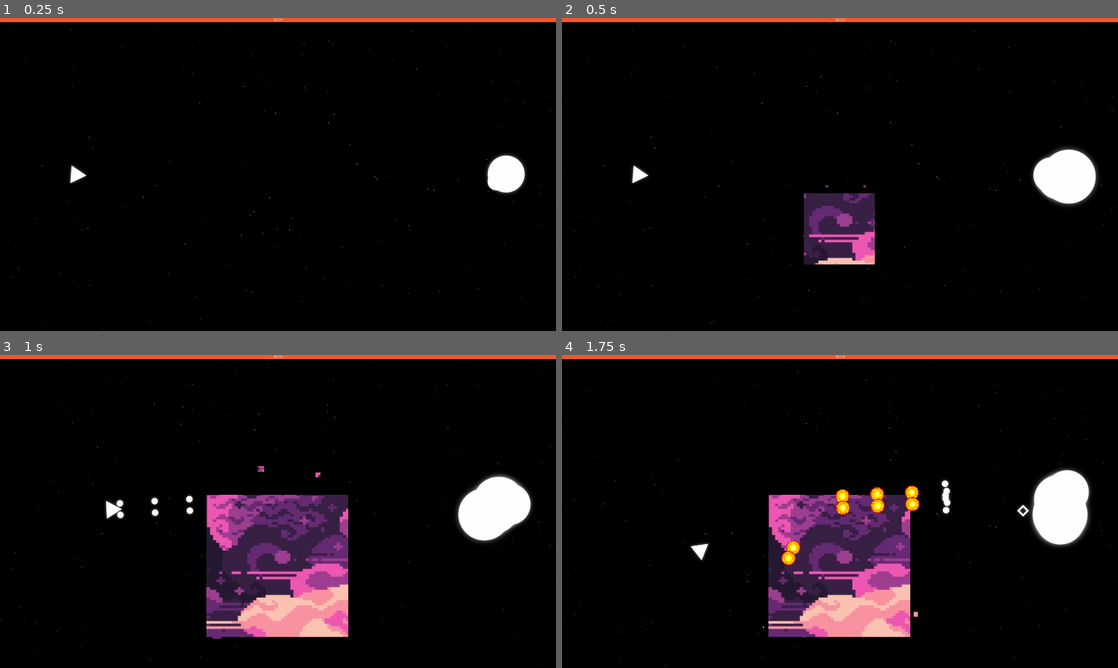
Above: before the commit, frames 1-4 (two rows, left to right).
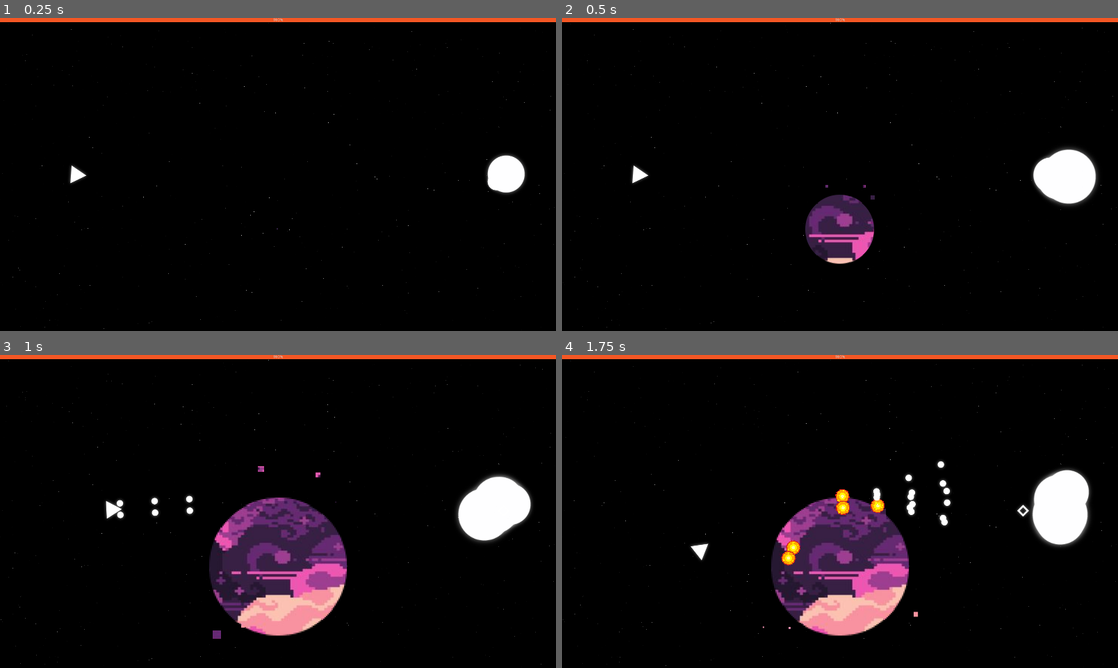
Above: after the commit, the same moments.

Repository: SAM2WOW/ProjectDanmaku
Game: Godot game, scene res://scenes/Main.tscn
Same seed, same stepped clock (60 frames per second), same inputs: the game is played once before the commit and once after it. The engine's default icon, where the game draws it, is replaced by a stand-in: a white triangle on a blue panel in a dark square.
Inputs (mouse positions are in pixels of both pictures, inside the frame that each line leads up to):
- Up to frame 1 (0.25 s): no input
- Up to frame 2 (0.5 s): no input
- Up to frame 3 (1 s): tap Enter at 0.5 s; move the mouse to (400, 495) at 0.52 s; press the mouse at (400, 495) at 0.53 s; hold D (move_right) from 0.53 s (still down)
- Up to frame 4 (1.75 s): move the mouse to (728, 527) at 1.27 s; release D (move_right) at 1.28 s; release the mouse at (728, 527) at 1.28 s; hold S (move_down) from 1.28 s (still down); click (728, 527) at 1.35 s

Frame 1 is identical in both runs. In frame 2, 0.8% of the frame differs, in the area x 43-57%, y 56-79%; in frame 3, 3.1%; in frame 4, 3.5%, in the area x 37-70%, y 33-91%.

Commit message:
style shader update & portal tweak

Diff:
--- a/arts/shaders/Style0.tres
+++ b/arts/shaders/Style0.tres
@@ -4,26 +4,38 @@
 code = "shader_type canvas_item;
 
 uniform vec4 bg_color: hint_color;
+uniform float circle_size = 1.0;
 
 float rand(vec2 st) {
     return fract(sin(dot(st.xy, vec2(12.9898,78.233))) * 43758.5453123);
 }
 
 void fragment() {
-	float size = 1.0;
-	float prob = 0.89;
-	vec2 pos = floor(1.0 / size * FRAGCOORD.xy);
-	float color = 0.0;
-	float starValue = rand(pos);
+	vec2 uv = UV - 0.5;
+	uv.x *= 1.0;
+	float d = length(uv);
+	float rad = circle_size;
+	float c = 0.0;
+	if (d<rad){
+		float size = 1.0;
+		float prob = 0.89;
+		vec2 pos = floor(1.0 / size * FRAGCOORD.xy);
+		float color = 0.0;
+		float starValue = rand(pos);
 
-	if ((rand(SCREEN_UV.xy / 20.0) > 0.996) && (starValue > prob))
-	{
-		float r = rand(SCREEN_UV.xy);
-		color = r * (0.85 * sin(TIME * (r * 5.0) + 720.0 * r) + 0.95);
+		if ((rand(SCREEN_UV.xy / 20.0) > 0.996) && (starValue > prob))
+		{
+			float r = rand(SCREEN_UV.xy);
+			color = r * (0.85 * sin(TIME * (r * 5.0) + 720.0 * r) + 0.95);
+		}
+		COLOR = vec4(vec3(color),1.0) + bg_color;
 	}
-	COLOR = vec4(vec3(color),1.0) + bg_color;
+	else{
+		COLOR = vec4(vec3(c),0);
+	}
 }"
 
 [resource]
 shader = SubResource( 3 )
 shader_param/bg_color = Color( 0, 0, 0, 1 )
+shader_param/circle_size = 1.0
--- a/arts/shaders/Style1.tres
+++ b/arts/shaders/Style1.tres
@@ -11,9 +11,22 @@
 [sub_resource type="VisualShaderNodeVectorFunc" id=3]
 function = 34
 
+[sub_resource type="VisualShaderNodeVectorOp" id=6]
+default_input_values = [ 0, Vector3( 0, 0, 0 ), 1, Vector3( 0.5, 0.5, 0 ) ]
+operator = 1
+
+[sub_resource type="VisualShaderNodeVectorLen" id=7]
+
+[sub_resource type="VisualShaderNodeIf" id=8]
+default_input_values = [ 0, 0.0, 1, 0.5, 2, 1e-05, 3, Vector3( 0, 0, 0 ), 4, Vector3( 0, 0, 0 ), 5, Vector3( 1, 1, 1 ) ]
+
+[sub_resource type="VisualShaderNodeTextureUniform" id=13]
+uniform_name = "TextureUniform"
+
 [sub_resource type="VisualShader" id=4]
 code = "shader_type canvas_item;
 uniform sampler2D tex_frg_2;
+uniform sampler2D TextureUniform;
 
 
 
@@ -34,8 +47,18 @@
 	vec3 n_out2p0 = tex_frg_2_read.rgb;
 	float n_out2p1 = tex_frg_2_read.a;
 
+// TextureUniform:9
+	vec3 n_out9p0;
+	float n_out9p1;
+	{
+		vec4 n_tex_read = texture(TextureUniform, UV.xy);
+		n_out9p0 = n_tex_read.rgb;
+		n_out9p1 = n_tex_read.a;
+	}
+
 // Output:0
 	COLOR.rgb = n_out2p0;
+	COLOR.a = n_out9p1;
 
 }
 
@@ -44,16 +67,25 @@
 
 }
 "
-graph_offset = Vector2( -354.28, -10.2614 )
+graph_offset = Vector2( -707.881, 49.3224 )
 mode = 1
 flags/light_only = false
-nodes/fragment/2/node = SubResource( 1 )
+nodes/fragment/0/position = Vector2( 400, 160 )
+nodes/fragment/2/node = SubResource( 10 )
 nodes/fragment/2/position = Vector2( 80, 40 )
 nodes/fragment/3/node = SubResource( 2 )
 nodes/fragment/3/position = Vector2( -580, 160 )
 nodes/fragment/4/node = SubResource( 3 )
 nodes/fragment/4/position = Vector2( -280, 160 )
-nodes/fragment/connections = PoolIntArray( 3, 0, 4, 0, 4, 0, 2, 0, 2, 0, 0, 0 )
+nodes/fragment/6/node = SubResource( 6 )
+nodes/fragment/6/position = Vector2( -520, 460 )
+nodes/fragment/7/node = SubResource( 7 )
+nodes/fragment/7/position = Vector2( -300, 480 )
+nodes/fragment/8/node = SubResource( 8 )
+nodes/fragment/8/position = Vector2( -100, 480 )
+nodes/fragment/9/node = SubResource( 13 )
+nodes/fragment/9/position = Vector2( -440, 260 )
+nodes/fragment/connections = PoolIntArray( 3, 0, 4, 0, 4, 0, 2, 0, 6, 0, 7, 0, 7, 0, 8, 0, 2, 0, 0, 0, 9, 1, 0, 1 )
 
 [resource]
 shader = SubResource( 4 )
--- a/objects/system/portal.gd
+++ b/objects/system/portal.gd
@@ -5,8 +5,8 @@
 
 
 func _ready():
-	$Sprite.set_material(load("res://arts/shaders/Style%d.tres" % style))
-	$Sprite/CPUParticles2D.set_material(load("res://arts/shaders/Style%d.tres" % style))
+	#$Sprite.set_material(load("res://arts/shaders/Style%d.tres" % style))
+	#$Sprite/CPUParticles2D.set_material(load("res://arts/shaders/Style%d.tres" % style))
 
 	set_scale(Vector2(0, 0))
 	var tween = create_tween().set_trans(Tween.TRANS_ELASTIC)
--- a/objects/system/portal.tscn
+++ b/objects/system/portal.tscn
@@ -1,15 +1,104 @@
-[gd_scene load_steps=8 format=2]
+[gd_scene load_steps=17 format=2]
 
 [ext_resource path="res://objects/system/portal.gd" type="Script" id=1]
 [ext_resource path="res://arts/shaders/MetalBall/background.png" type="Texture" id=2]
-[ext_resource path="res://arts/shaders/Style0.tres" type="Material" id=3]
+[ext_resource path="res://arts/temp/9b54aeb05d88665c605dd650a643b794.jpg" type="Texture" id=3]
 [ext_resource path="res://arts/shaders/Style1.tres" type="Material" id=4]
 [ext_resource path="res://arts/particles/whitecircle.png" type="Texture" id=5]
 
-[sub_resource type="RectangleShape2D" id=1]
-extents = Vector2( 247, 247.5 )
+[sub_resource type="CircleShape2D" id=14]
+radius = 234.676
 
-[sub_resource type="Curve" id=2]
+[sub_resource type="VisualShaderNodeTexture" id=10]
+texture = ExtResource( 3 )
+
+[sub_resource type="VisualShaderNodeInput" id=2]
+input_name = "screen_uv"
+
+[sub_resource type="VisualShaderNodeVectorFunc" id=3]
+function = 34
+
+[sub_resource type="VisualShaderNodeVectorOp" id=6]
+default_input_values = [ 0, Vector3( 0, 0, 0 ), 1, Vector3( 0.5, 0.5, 0 ) ]
+operator = 1
+
+[sub_resource type="VisualShaderNodeVectorLen" id=7]
+
+[sub_resource type="VisualShaderNodeIf" id=8]
+default_input_values = [ 0, 0.0, 1, 0.5, 2, 1e-05, 3, Vector3( 0, 0, 0 ), 4, Vector3( 0, 0, 0 ), 5, Vector3( 1, 1, 1 ) ]
+
+[sub_resource type="VisualShaderNodeTextureUniform" id=13]
+uniform_name = "TextureUniform"
+
+[sub_resource type="VisualShader" id=4]
+code = "shader_type canvas_item;
+uniform sampler2D tex_frg_2;
+uniform sampler2D TextureUniform;
+
+
+
+void vertex() {
+// Output:0
+
+}
+
+void fragment() {
+// Input:3
+	vec3 n_out3p0 = vec3(SCREEN_UV, 0.0);
+
+// VectorFunc:4
+	vec3 n_out4p0 = vec3(1.0, 1.0, 1.0) - n_out3p0;
+
+// Texture:2
+	vec4 tex_frg_2_read = texture(tex_frg_2, n_out4p0.xy);
+	vec3 n_out2p0 = tex_frg_2_read.rgb;
+	float n_out2p1 = tex_frg_2_read.a;
+
+// TextureUniform:9
+	vec3 n_out9p0;
+	float n_out9p1;
+	{
+		vec4 n_tex_read = texture(TextureUniform, UV.xy);
+		n_out9p0 = n_tex_read.rgb;
+		n_out9p1 = n_tex_read.a;
+	}
+
+// Output:0
+	COLOR.rgb = n_out2p0;
+	COLOR.a = n_out9p1;
+
+}
+
+void light() {
+// Output:0
+
+}
+"
+graph_offset = Vector2( -707.881, 49.3224 )
+mode = 1
+flags/light_only = false
+nodes/fragment/0/position = Vector2( 400, 160 )
+nodes/fragment/2/node = SubResource( 10 )
+nodes/fragment/2/position = Vector2( 80, 40 )
+nodes/fragment/3/node = SubResource( 2 )
+nodes/fragment/3/position = Vector2( -580, 160 )
+nodes/fragment/4/node = SubResource( 3 )
+nodes/fragment/4/position = Vector2( -280, 160 )
+nodes/fragment/6/node = SubResource( 6 )
+nodes/fragment/6/position = Vector2( -520, 460 )
+nodes/fragment/7/node = SubResource( 7 )
+nodes/fragment/7/position = Vector2( -300, 480 )
+nodes/fragment/8/node = SubResource( 8 )
+nodes/fragment/8/position = Vector2( -100, 480 )
+nodes/fragment/9/node = SubResource( 13 )
+nodes/fragment/9/position = Vector2( -440, 260 )
+nodes/fragment/connections = PoolIntArray( 3, 0, 4, 0, 4, 0, 2, 0, 6, 0, 7, 0, 7, 0, 8, 0, 2, 0, 0, 0, 9, 1, 0, 1 )
+
+[sub_resource type="ShaderMaterial" id=11]
+shader = SubResource( 4 )
+shader_param/TextureUniform = ExtResource( 5 )
+
+[sub_resource type="Curve" id=12]
 bake_resolution = 24
 _data = [ Vector2( 0, 0.595455 ), 0.0, 1.90438, 0, 0, Vector2( 0.361386, 0.95 ), 0.0, 0.0, 0, 0, Vector2( 1, 0.0590909 ), -4.04, 0.0, 0, 0 ]
 
@@ -20,10 +109,10 @@
 collision_mask = 5
 
 [node name="CollisionShape2D" type="CollisionShape2D" parent="Area2D"]
-shape = SubResource( 1 )
+shape = SubResource( 14 )
 
 [node name="Sprite" type="Sprite" parent="."]
-material = ExtResource( 3 )
+material = SubResource( 11 )
 scale = Vector2( 3.83188, 3.83188 )
 z_index = -300
 z_as_relative = false
Not shown: 1 places in arts/shaders/Style1.tres that only renumber resources
Not shown: 1 places in objects/system/portal.tscn that only renumber resources
